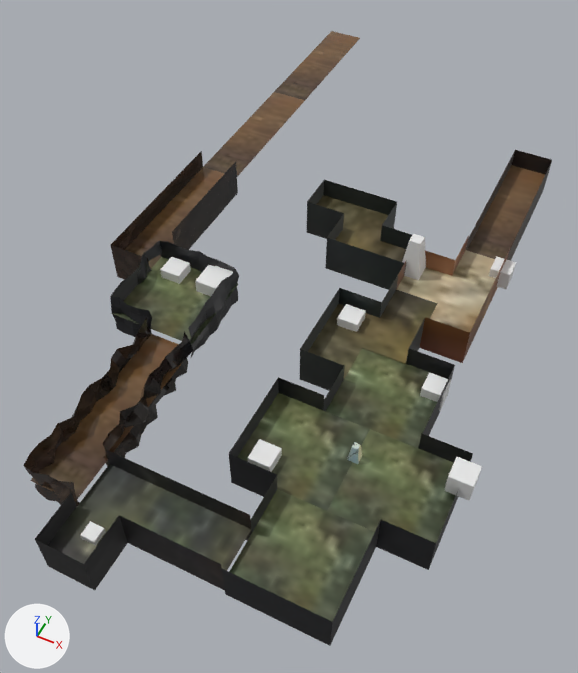
Two versions of the glTF model assets/FSE--Level-COURTYARD.gltf, one commit apart.
Both versions are drawn from a camera (50 mm lens) standing at (153.0, -197.0, 248.0) and looking at (42.0, 25.0, -29.0). Arrows for +X, +Y and +Z are at lower left; the lights stay in place. Where no turn or scale is listed for an object, it has been applied to the vertices.
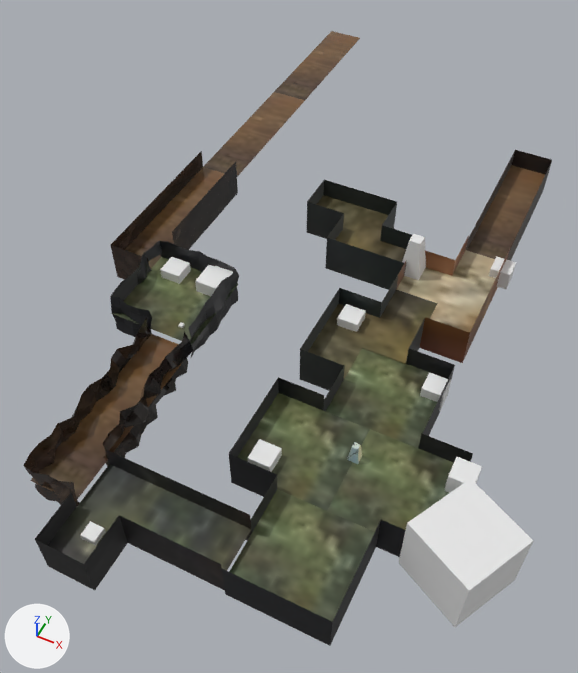
Boxes (x1, y1, x2, y2) around the edits, measured in the pictures (578 x 673 px):
'haybale.011', added: after (398, 479, 533, 627)

What the commit changed:
Object 'haybale.011' (ob_haybale_011) is new; it shows a copy of the mesh of ob_haybale_010.
Its location is (149.0, -58.6, 0.0).
Its rotation in degrees is (0, 0, -28).
Its scale is (-14.2, -14.2, -14.2).
